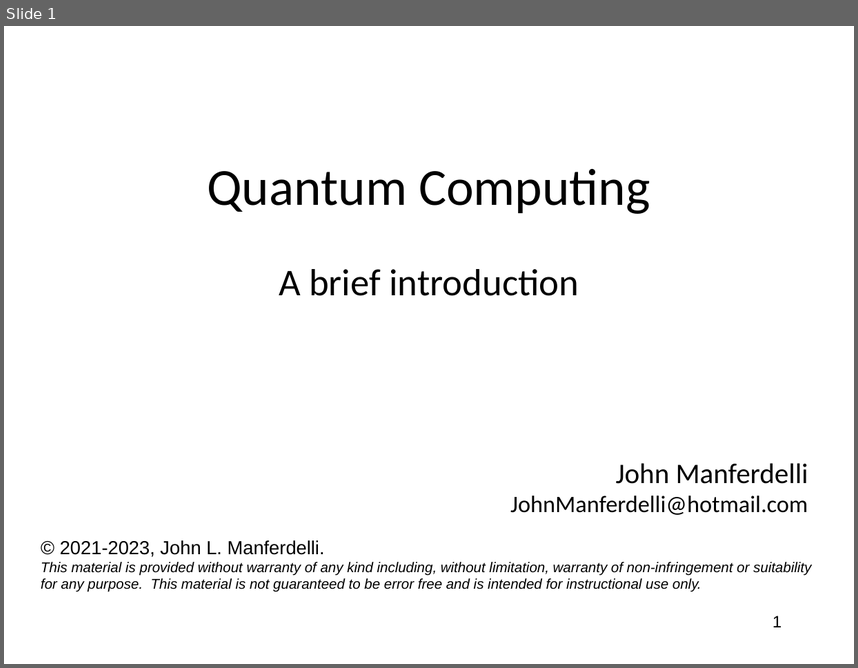
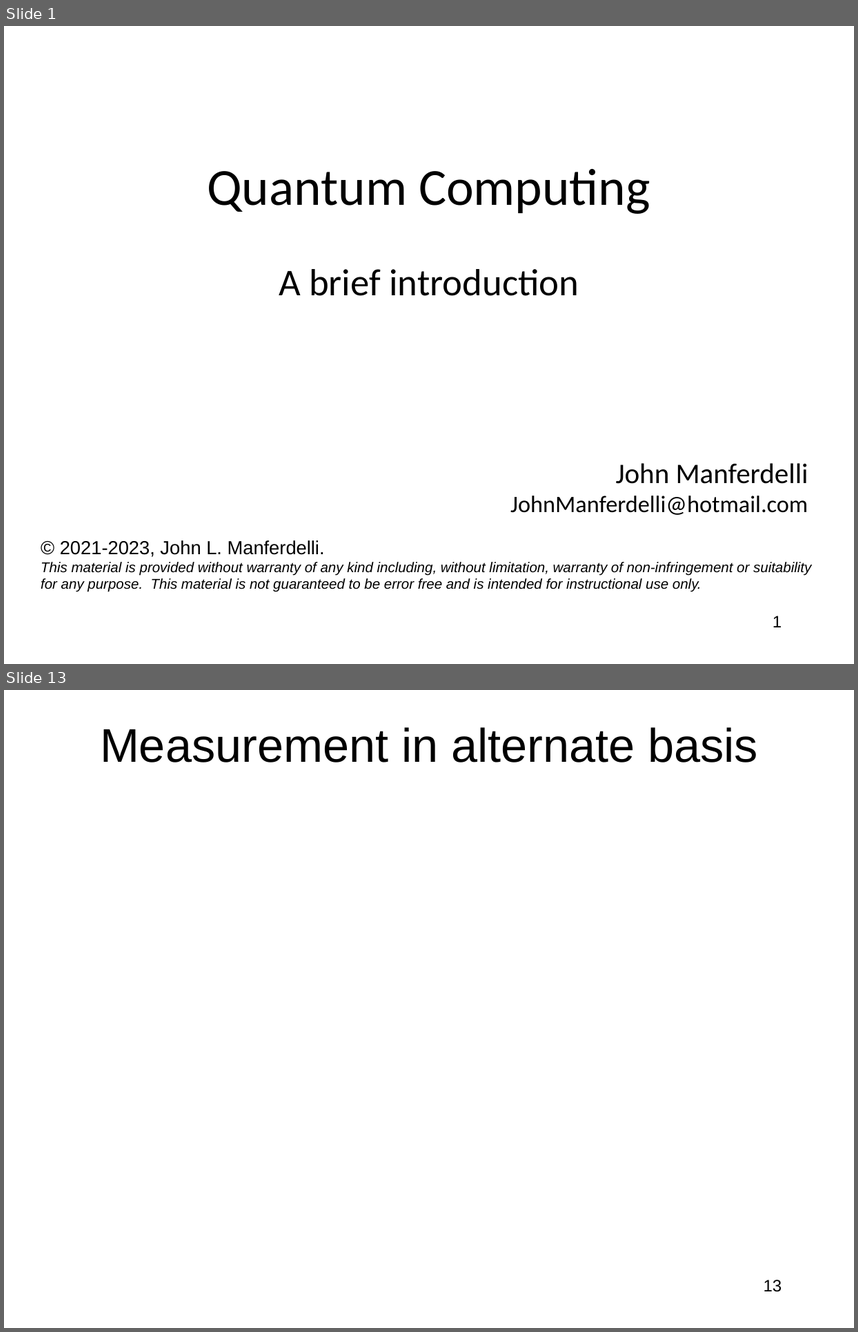
Before and after one commit to jlmucb/class_notes, a slide deck: BerkeleyClass/CS290Spring2013/Lectures/QC.pptx. Shown one above the other, each under a label of ours: slide 1 before the commit, slides 1 and 13 after it; the slides between them are not shown. The pictures are 858x668 and 858x1332 pixels, drawn with LibreOffice and Linux fonts; fonts in the diff are those of the drawing; grey boxes stand for pictures. Boxes give left, top, right and bottom in pixels: in the first picture for what was removed or moved away, otherwise in the second. Text is boxed around its words. In the diff, an @@ line names an element or a change of style, - is before the commit and + after.

```diff
--- a/BerkeleyClass/CS290Spring2013/Lectures/QC.pptx
+++ b/BerkeleyClass/CS290Spring2013/Lectures/QC.pptx
@@ slide 13 added at box(4, 690, 854, 1328), background #FFFFFF @@
@@ title added at box(100, 727, 758, 762), 40 pt, text #000000 @@
+Measurement in alternate basis
@@ page number added at box(764, 1279, 782, 1292), 14 pt, text #000000 @@
+13
```
Also in this commit, not shown: 35 slides changed.
